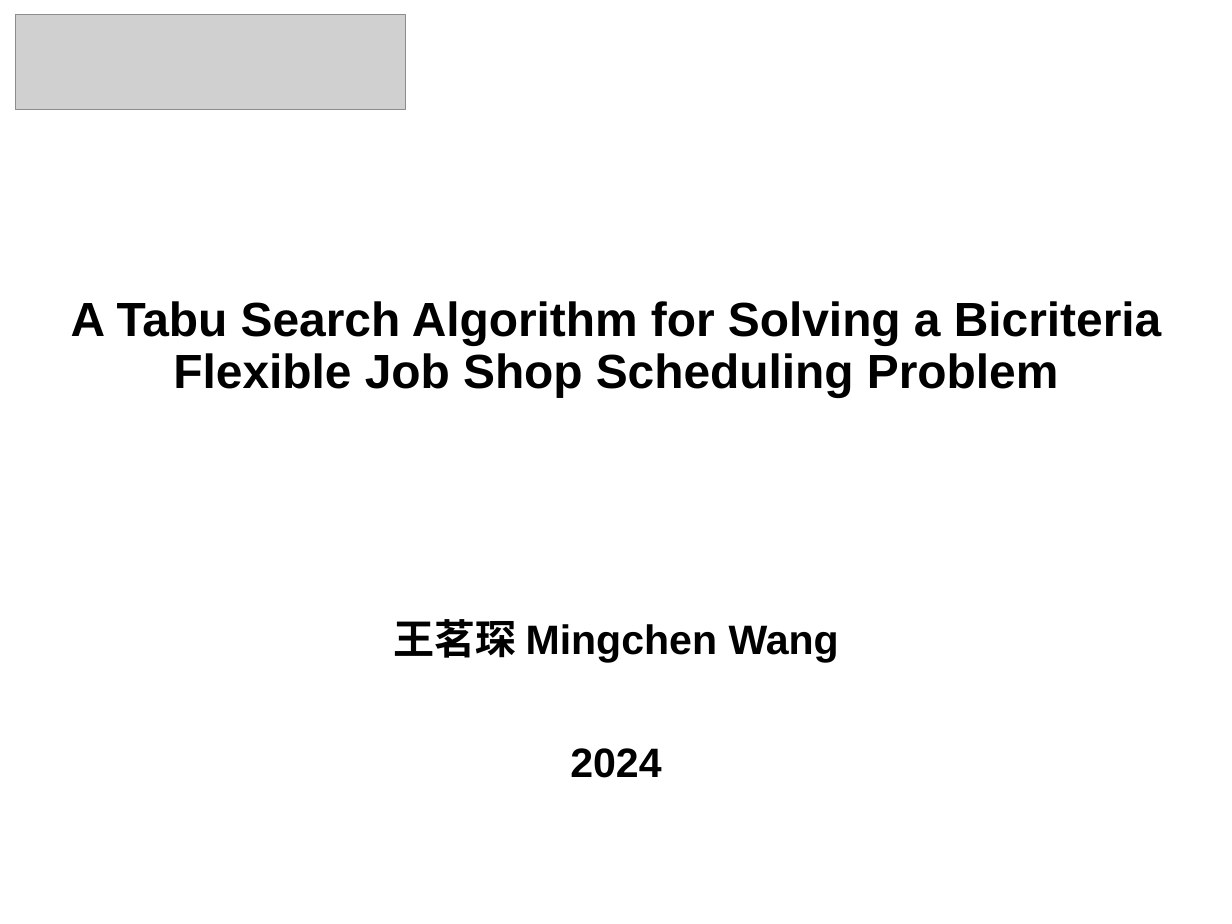
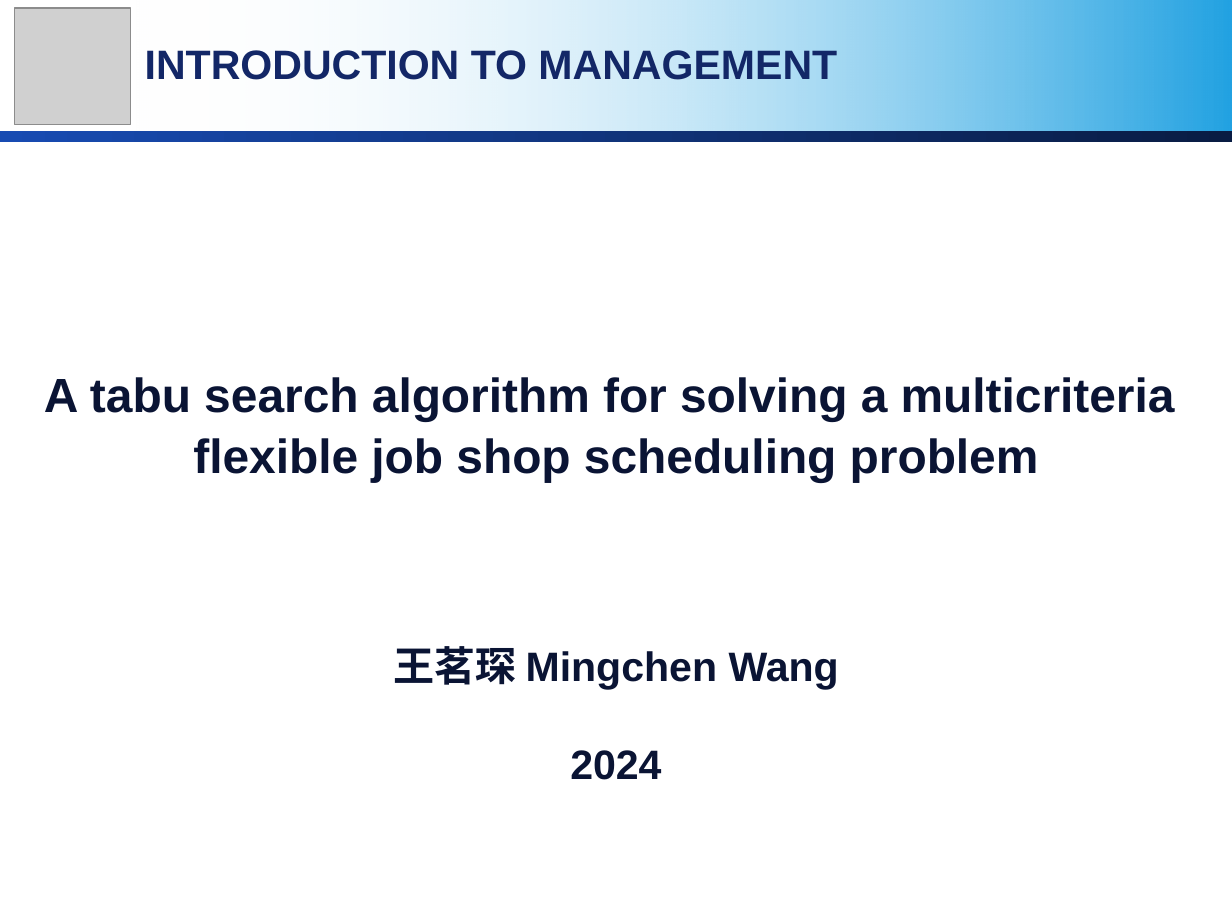
Before and after one commit to MirrichWangD/MUST, a slide deck: slide 1 of 管理學導論/presentation.pptx. Drawn at 1232x924 pixels with LibreOffice and Linux fonts; fonts in the diff are those of the drawing; grey boxes stand for pictures; background and template pictures are left out. Boxes give left, top, right and bottom in pixels: in the first picture for what was removed or moved away, otherwise in the second. Text is boxed around its words. In the diff, an @@ line names an element or a change of style, - is before the commit and + after.

```diff
--- a/管理學導論/presentation.pptx
+++ b/管理學導論/presentation.pptx
@@ picture removed at (15,15,405,110) @@
@@ picture added at (15,7,131,123) @@
@@ rectangle added at (131,0,1232,132), fill gradient #FFFFFF to #22A2E2 @@
@@ text added at (145,46,837,87), 24 pt, text #132767, bold @@
+INTRODUCTION TO MANAGEMENT
@@ rectangle added at (0,132,1232,142), fill gradient #184BB2 to #103175 @@
@@ text "A tabu search algorithm for ..." at (44,377,1175,482): vertical alignment middle to top @@
@@ text at (44,377,1175,482): text changed; text colour #000000 to #0A1334 @@
-A Tabu Search Algorithm for Solving a Bicriteria Flexible Job Shop Scheduling Problem
+A tabu search algorithm for solving a multicriteria
+flexible job shop scheduling problem
@@ text "王茗琛 Mingchen Wang": place and size @@
-text "王茗琛 Mingchen Wang" at (393,619,839,778)
+text "王茗琛 Mingchen Wang" at (393,646,839,780)
@@ text "王茗琛 Mingchen Wang" at (393,646,839,780): text colour #000000 to #0A1334; line spacing 0.9 to 1; less space between paragraphs @@
```
Also in this commit, not shown: 3 slides added, 1 slide removed, 6 other files.
